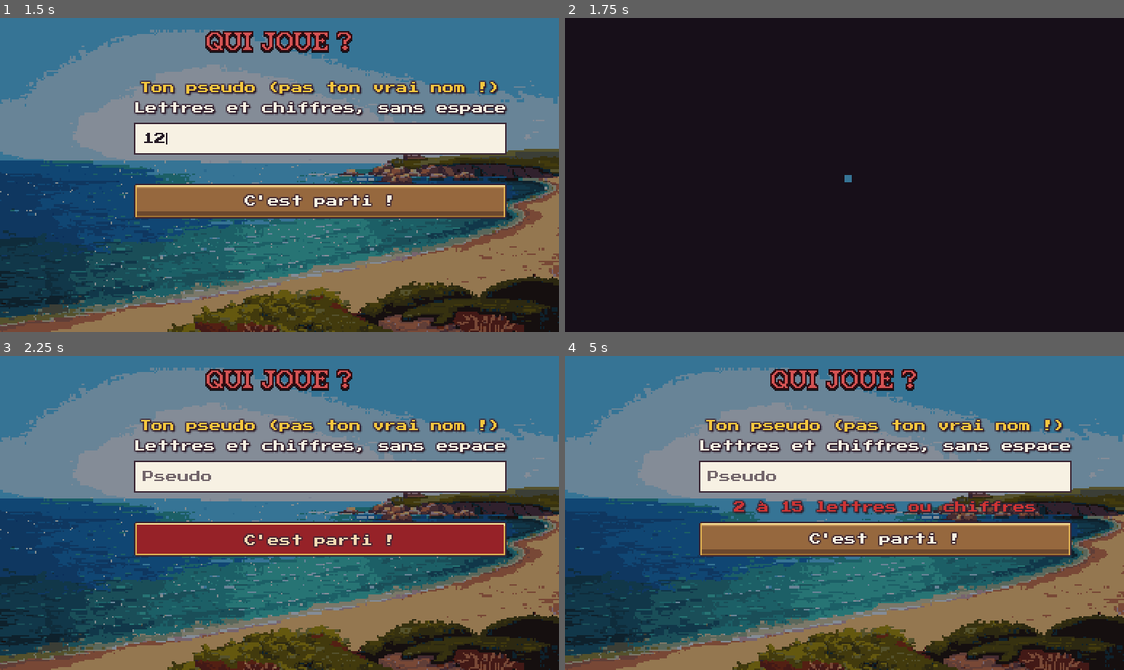
Above: before the commit, frames 1-4 (two rows, left to right).
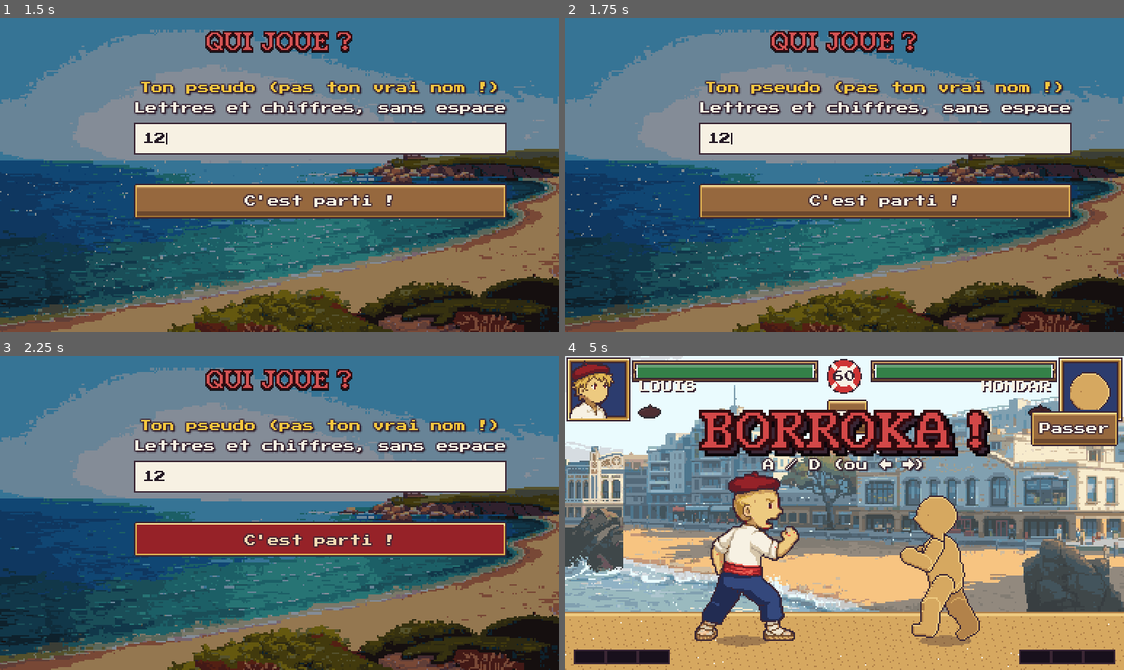
Above: after the commit, the same moments.

Repository: julienott/miarritze
Game: Godot game, scene res://src/ui/boot/boot.tscn
Two runs of this game, one before a commit and one after it. Both use one fixed random seed, a clock stepped at 60 frames per second and the inputs below.
Inputs (mouse positions are in pixels of both pictures, inside the frame that each line leads up to):
- Up to frame 1 (1.5 s): tap Enter (ui_accept) at 0.5, 0.77 s; move the mouse to (402, 159) at 0.52 s; hold D (p1_right) 0.53-1.25 s; tap Space (p1_guard) at 0.6 s; click (402, 159) at 0.67 s; click (318, 137) at 1.27 s; type "12" at 1.35 s
- Up to frame 2 (1.75 s): no input
- Up to frame 3 (2.25 s): drag from (167, 528) to (251, 575) at 2.02 s
- Up to frame 4 (5 s): click "C'est parti !" at 2.75 s; move the mouse to (900, 443) at 3.52 s; hold D (p1_right) 3.53-4.25 s; hold J (p1_punch) 3.53-4.25 s; click (900, 443) at 3.67 s; drag from (816, 575) to (676, 465) at 4.27 s

Frame 1 is identical in both runs. In frame 2, 97% of the frame differs, in the area x 0-100%, y 0-100%; in frame 3, 0.4%; in frame 4, 97%.

Commit message:
Écran titre : le toucher passe sur iPhone (Control racine en IGNORE)
La GUI consommait l'InputEventScreenTouch avant _unhandled_input.

Co-Authored-By: Claude Opus 5.5 <noreply@anthropic.com>
Claude-Session: https://claude.ai/code/session_016TWCbephYN7QxKHYLyFW1W

Diff:
--- a/src/ui/title/title.gd
+++ b/src/ui/title/title.gd
@@ -5,9 +5,13 @@
 @onready var _press_label: Label = $PressLabel
 
 var _blink: float = 0.0
+var _started: bool = false
 
 
 func _ready() -> void:
+	# Le Control racine ne doit pas capter les touchers : sinon la GUI les
+	# consomme et « Appuie pour commencer » ne réagit pas sur iPhone.
+	mouse_filter = Control.MOUSE_FILTER_IGNORE
 	$TitleLabel.visible = false
 	$SubLabel.visible = false
 	var logo: LogoView = LogoView.new()
@@ -25,9 +29,11 @@
 
 func _unhandled_input(event: InputEvent) -> void:
 	var pressed: bool = (event is InputEventScreenTouch and (event as InputEventScreenTouch).pressed) \
+		or (event is InputEventMouseButton and (event as InputEventMouseButton).pressed) \
 		or (event is InputEventKey and (event as InputEventKey).pressed) \
 		or (event is InputEventJoypadButton and (event as InputEventJoypadButton).pressed)
-	if pressed:
+	if pressed and not _started:
+		_started = true
 		_on_start_pressed()
 
 
